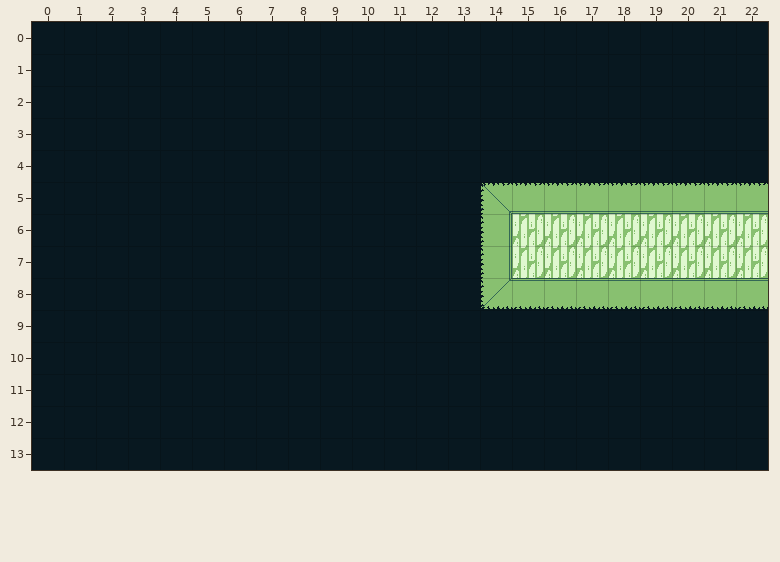
A Tiled map gets an edit: data/slepe_tiles/slepa5.tmx. The picture above was drawn from the file before the commit.
Cells are 32x32 px. Shown: x 0..22, y 0..13.
New version:
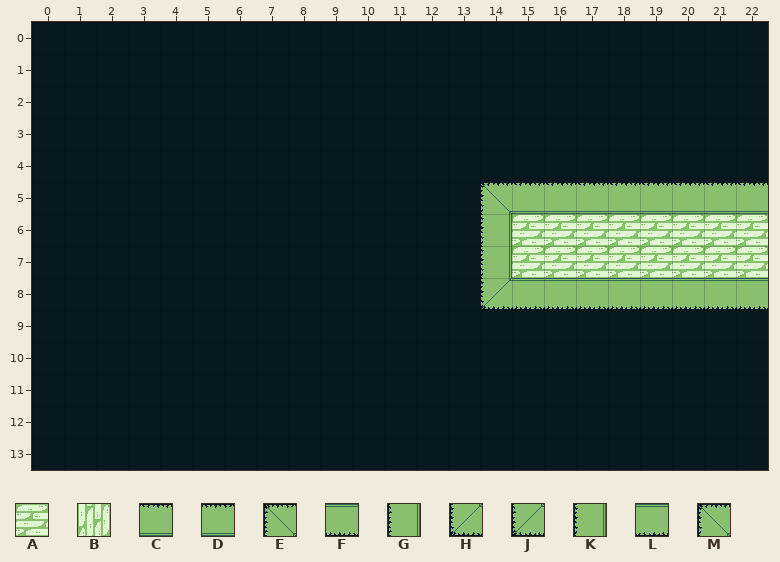
Key: from "Zdi": A 4 "proto-podlaha", B 4 flipped on the other diagonal "proto-podlaha", C 5 "proto-zeď_v1_0", D 8 flipped on the other diagonal "proto-zeď_v1_3", E 9 flipped on the other diagonal "proto-zeď_v1_4", F 11 "proto-zeď_v1_6", G 11 flipped on the other diagonal "proto-zeď_v1_6", H 12 "proto-zeď_v1_7", J 12 flipped on the other diagonal "proto-zeď_v1_7", K 14 "proto-zeď_v1_9", L 14 flipped on the other diagonal "proto-zeď_v1_9", M 15 "proto-zeď_v1_10".
_ is an empty cell.
Edits made:
Layer "Vrstva dlaždic 1":
y 5: x 14..22 EDDDDDDDD -> MCCCCCCCC
y 6..7: x 14..22 GBBBBBBBB -> KAAAAAAAA
y 8: x 14..22 JLLLLLLLL -> HFFFFFFFF
Changed places in both pictures, as pixel boxes (x1, y1, x2, y2):
changed: (481, 183, 768, 309)
